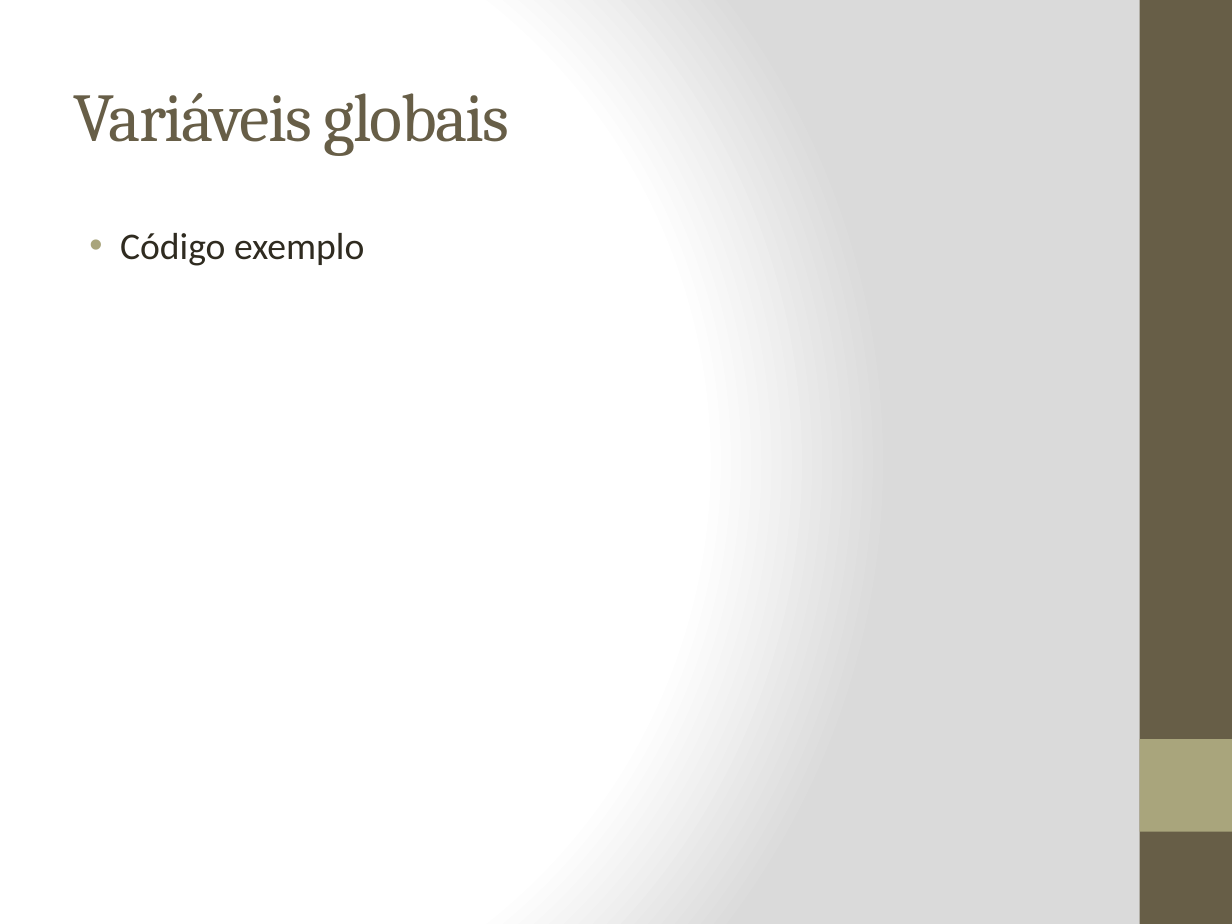
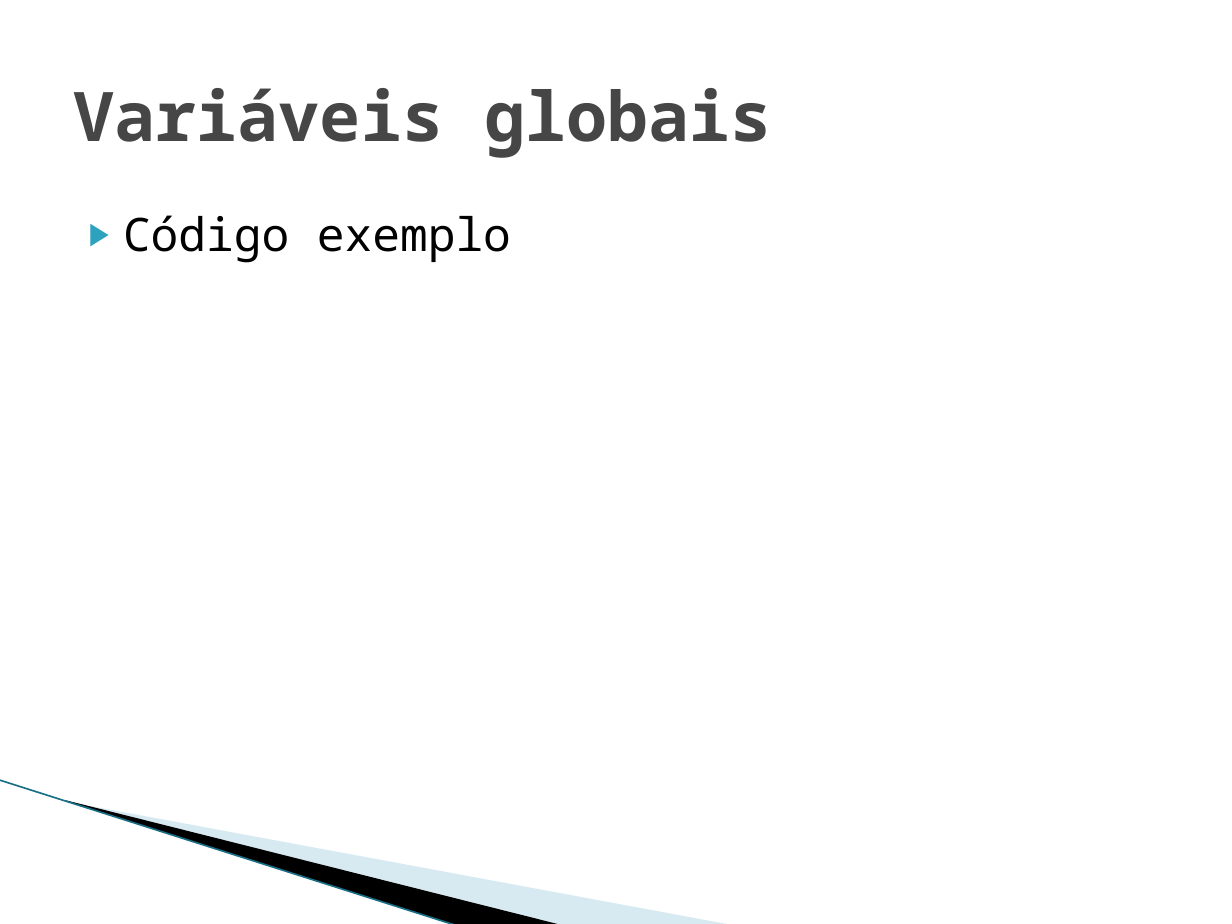
Before and after one commit to badershs/mips-assembler-unb, a slide deck: slide 15 of seminario/Interface entre C e Assemby 8085.pptx. Drawn at 1232x924 pixels with LibreOffice and Linux fonts; fonts in the diff are those of the drawing; background and template pictures are left out. Boxes give left, top, right and bottom in pixels: in the first picture for what was removed or moved away, otherwise in the second. Text is boxed around its words. In the diff, an @@ line names an element or a change of style, - is before the commit and + after.

```diff
--- a/seminario/Interface entre C e Assemby 8085.pptx
+++ b/seminario/Interface entre C e Assemby 8085.pptx
@@ background gradient #FFFFFF to #DADADA to #FFFFFF @@
@@ rectangle removed at bbox=[1140, 0, 1232, 924] @@
@@ title "Variáveis globais" at bbox=[74, 88, 771, 158]: font Cambria to Noto Sans Mono, text colour #675E47 to #464646, letter spacing -1 to 0 pt, bold on @@
@@ text "Código exemplo": place and size @@
-text "Código exemplo" at bbox=[120, 233, 364, 266]
+text "Código exemplo" at bbox=[123, 215, 511, 263]
@@ text "Código exemplo" at bbox=[123, 215, 511, 263]: size 22 to 27 pt, font Calibri to Noto Sans Mono, text colour #2F2B20 to #000000; bullet • to ▶; bullet colour #A9A57C to #2DA2BF @@
@@ rectangle removed at bbox=[1140, 739, 1232, 832] @@
@@ line added from (0, 780) to (457, 924), #97C5D8 0.95 pt @@
@@ freeform shape added at bbox=[65, 800, 563, 924], fill #000000 @@
@@ freeform shape added at bbox=[68, 801, 733, 924], fill #A0CBDC at 40% opacity @@
```
Also in this commit, not shown: 18 other slides changed, 9 slides added, 2 slides removed.
